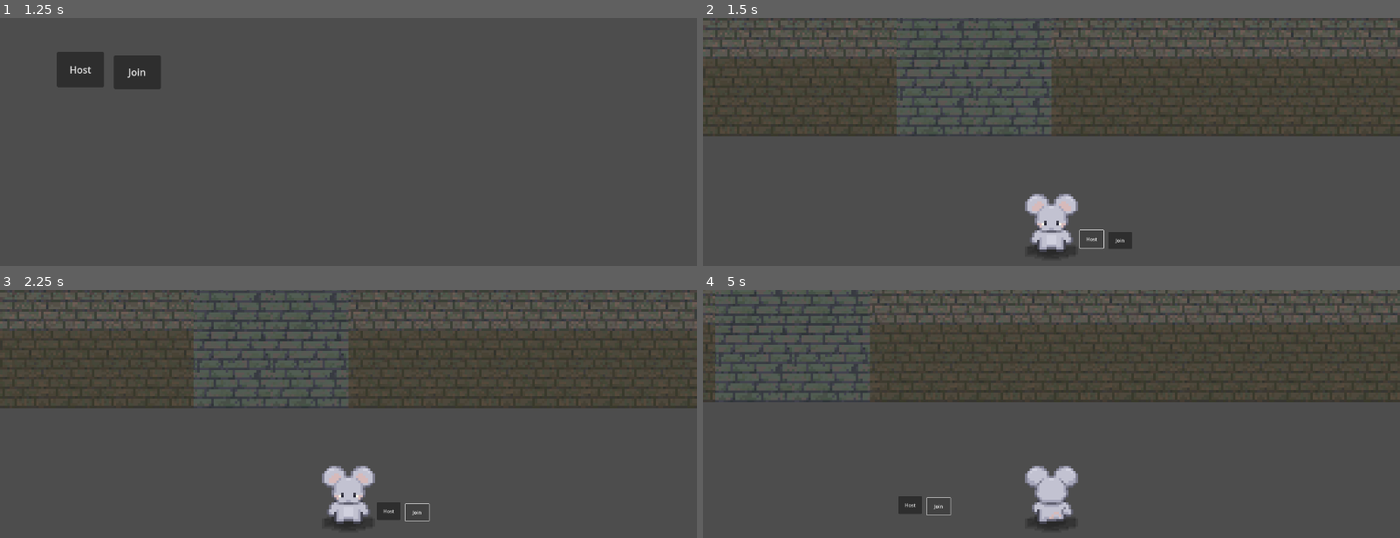
Above: before the commit, frames 1-4 (two rows, left to right).
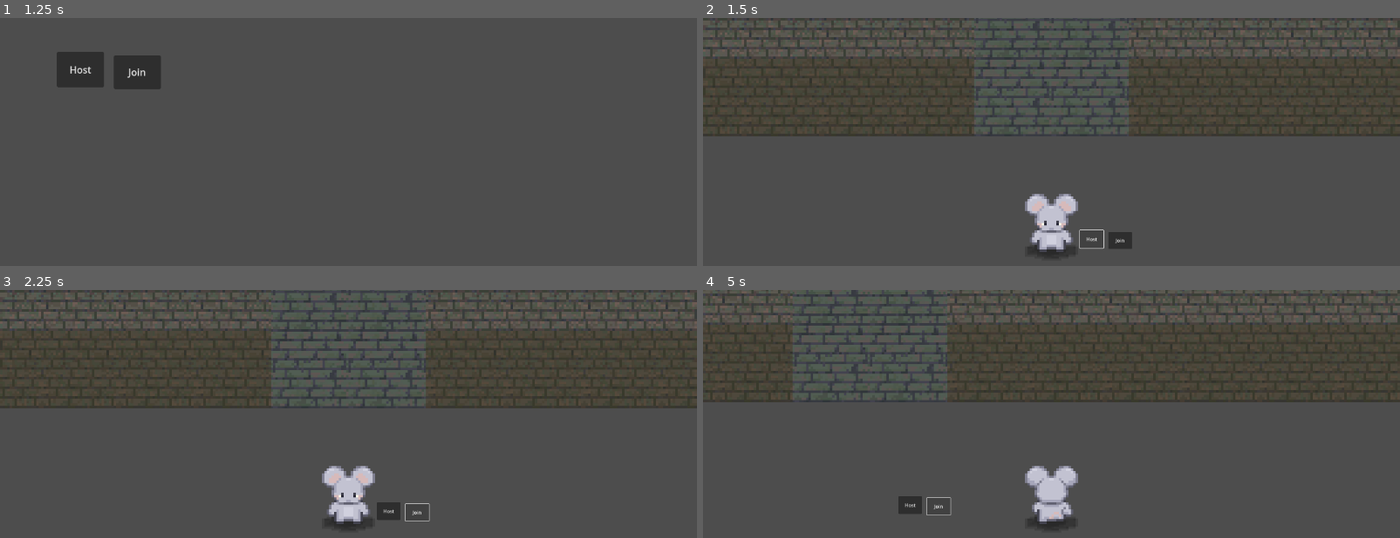
Above: after the commit, the same moments.

Repository: ej31415/Rat
Game: Godot game, scene res://main.tscn
Same seed, same stepped clock (60 frames per second), same inputs: the game is played once before the commit and once after it.
Inputs:
- Up to frame 1 (1.25 s): tap Enter at 0.5 s; hold D (RIGHT) from 0.53 s (still down); hold Shift (SHIFT) from 0.53 s (still down)
- Up to frame 2 (1.5 s): release D (RIGHT) at 1.25 s; release Shift (SHIFT) at 1.25 s; click "Host" at 1.25 s
- Up to frame 3 (2.25 s): click "Join" at 2 s
- Up to frame 4 (5 s): hold S (DOWN) 2.78-3.53 s; tap Shift (SHIFT) at 2.85, 4.35 s; hold D (RIGHT) 3.53-4.28 s; hold Shift (SHIFT) 3.53-4.28 s; hold W (UP) from 4.28 s (still down)

Frame 1 is identical in both runs. In frame 2, 3.1% of the frame differs, in the area x 27-62%, y 0-48%; in frame 3, 3.1%; in frame 4, 3.0%.

Commit message:
replace recursive maze gen algo with iterative version

Diff:
--- a/map.gd
+++ b/map.gd
@@ -63,14 +63,22 @@
 
 var straights := [Vector2i.LEFT, Vector2i.RIGHT, Vector2i.UP, Vector2i.DOWN]
 
-# Recursive DFS function that carves out the open spots in the input maze matrix
+# Iterative DFS function that carves out the open spots in the input maze matrix from the starting cell
 func generate_maze_helper(mat: Array, r: int, c: int) -> void:
-	mat[r][c] = 0
-	straights.shuffle()
-	for v in straights:
-		var p := Vector2i(r, c) + (v as Vector2i)
-		if _check_in_bounds(mat, p.x, p.y) and mat[p.x][p.y] == 1 and _is_cell_visitable(mat, p.x, p.y):
-			generate_maze_helper(mat, p.x, p.y)
+	var st := []
+	st.append(Vector2i(r, c))
+
+	while len(st) > 0:
+		var curr := st.pop_back() as Vector2i
+		mat[curr.x][curr.y] = 0
+
+		straights.shuffle()
+		for v in straights:
+			var p := Vector2i(curr.x, curr.y) + (v as Vector2i)
+			if _check_in_bounds(mat, p.x, p.y) and mat[p.x][p.y] == 1 and _is_cell_visitable(mat, p.x, p.y):
+				st.append(curr)
+				st.append(p)
+				break
 
 # Returns a new matrix with each row duplicated `factor` times
 func _vertical_stretch(mat: Array, factor: int) -> Array:
@@ -166,7 +174,7 @@
 
 # Called when the node enters the scene tree for the first time.
 func _ready() -> void:
-	var maze := _adjust_wall_types(_horizontal_stretch(_vertical_stretch(generate_maze(20, 20), 2), 2))
+	var maze := _adjust_wall_types(_horizontal_stretch(_vertical_stretch(generate_maze(15, 15), 2), 2))
 	_pretty_print_mat(maze)
 	build_maze(maze, Vector2i(-len(maze[0])/2, -len(maze)-1))
 
